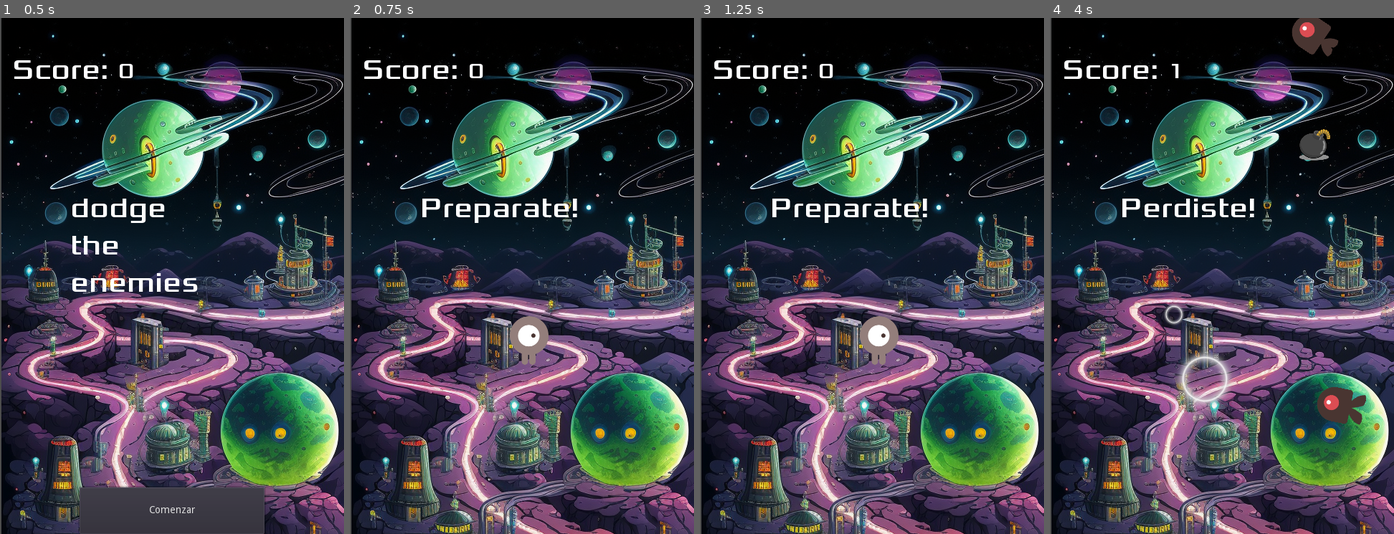
Above: before the commit, frames 1-4 (left to right).
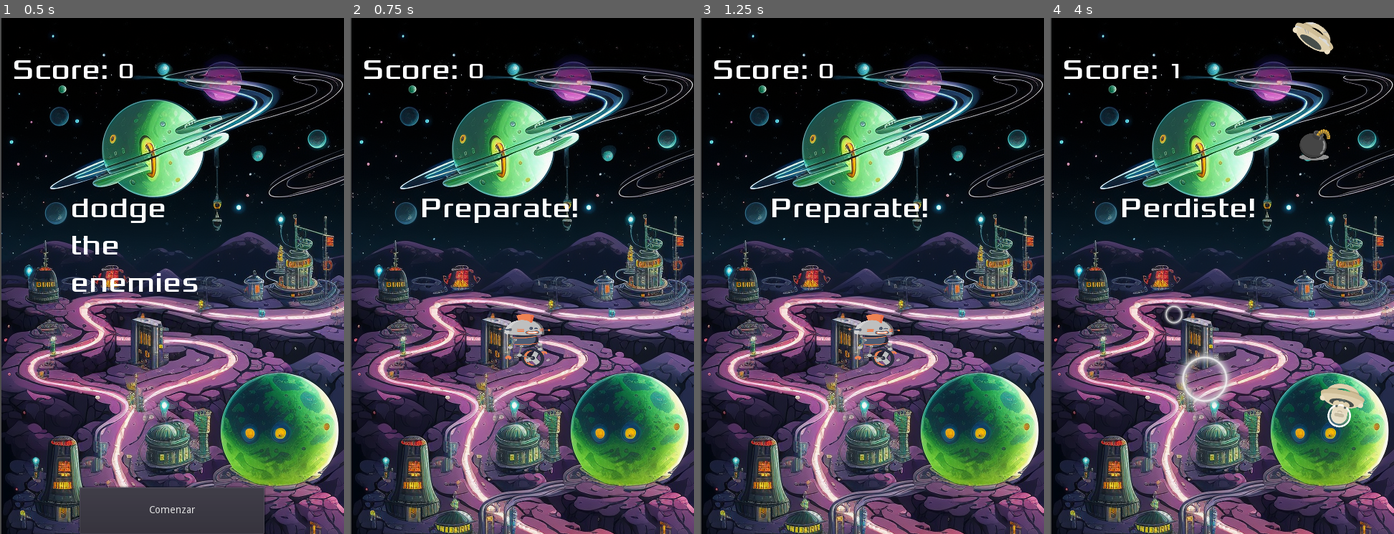
Above: after the commit, the same moments.

Repository: sebasval/game
Game: Godot game, scene res://Main.tscn
Same seed, same stepped clock (60 frames per second), same inputs: the game is played once before the commit and once after it.
Inputs (mouse positions are in pixels of both pictures, inside the frame that each line leads up to):
- Up to frame 1 (0.5 s): no input
- Up to frame 2 (0.75 s): click "Comenzar" at 0.5 s
- Up to frame 3 (1.25 s): no input
- Up to frame 4 (4 s): move the mouse to (1297, 250) at 1.27 s; hold Right (move_right) 1.28-2 s; click (1297, 250) at 1.42 s; drag from (1153, 301) to (1204, 379) at 2.02 s; move the mouse to (1256, 162) at 2.77 s; hold Right (move_right) 2.78-3.5 s; drag from (1204, 379) to (1118, 198) at 3.52 s

Frame 1 is identical in both runs. In frame 2, 0.9% of the frame differs, in the area x 43-59%, y 57-68%; in frame 3, 0.9%; in frame 4, 1.6%, in the area x 70-92%, y 0-80%.

Commit message:
change character and mobs

Diff:
--- a/Mob.tscn
+++ b/Mob.tscn
@@ -1,26 +1,26 @@
 [gd_scene load_steps=10 format=2]
 
-[ext_resource path="res://art/enemyWalking_1.png" type="Texture" id=1]
-[ext_resource path="res://art/enemySwimming_1.png" type="Texture" id=2]
-[ext_resource path="res://art/enemyFlyingAlt_1.png" type="Texture" id=3]
-[ext_resource path="res://art/enemyFlyingAlt_2.png" type="Texture" id=4]
-[ext_resource path="res://art/enemyWalking_2.png" type="Texture" id=5]
-[ext_resource path="res://art/enemySwimming_2.png" type="Texture" id=6]
+[ext_resource path="res://art/shipBeige_manned.png" type="Texture" id=1]
+[ext_resource path="res://art/shipBeige_damage2.png" type="Texture" id=2]
+[ext_resource path="res://art/shipBlue_damage2.png" type="Texture" id=3]
+[ext_resource path="res://art/shipBlue_manned.png" type="Texture" id=4]
+[ext_resource path="res://art/shipYellow_manned.png" type="Texture" id=5]
+[ext_resource path="res://art/shipYellow_damage2.png" type="Texture" id=6]
 [ext_resource path="res://Mob.gd" type="Script" id=7]
 
 [sub_resource type="SpriteFrames" id=1]
 animations = [ {
-"frames": [ ExtResource( 3 ), ExtResource( 4 ) ],
+"frames": [ ExtResource( 6 ), ExtResource( 5 ) ],
 "loop": true,
 "name": "fly",
 "speed": 3.0
 }, {
-"frames": [ ExtResource( 2 ), ExtResource( 6 ) ],
+"frames": [ ExtResource( 2 ), ExtResource( 1 ) ],
 "loop": true,
 "name": "swim",
 "speed": 3.0
 }, {
-"frames": [ ExtResource( 1 ), ExtResource( 5 ) ],
+"frames": [ ExtResource( 3 ), ExtResource( 4 ) ],
 "loop": true,
 "name": "walk",
 "speed": 3.0
@@ -44,6 +44,7 @@
 scale = Vector2( 0.5, 0.5 )
 frames = SubResource( 1 )
 animation = "fly"
+frame = 1
 playing = true
 
 [node name="CollisionShape2D" type="CollisionShape2D" parent="."]
--- a/MobAlien.tscn
+++ b/MobAlien.tscn
@@ -13,7 +13,8 @@
 } ]
 
 [sub_resource type="CapsuleShape2D" id=2]
-radius = 38.0
+radius = 37.0
+height = 8.0
 
 [node name="Mob" type="RigidBody2D"]
 position = Vector2( 0, -3 )
@@ -26,10 +27,9 @@
 }
 
 [node name="AnimatedSprite" type="AnimatedSprite" parent="."]
-scale = Vector2( 0.75, 0.75 )
+scale = Vector2( 0.467944, 0.675546 )
 frames = SubResource( 1 )
 animation = "Alien"
-frame = 1
 playing = true
 
 [node name="CollisionShape2D" type="CollisionShape2D" parent="."]
--- a/Player.gd
+++ b/Player.gd
@@ -2,10 +2,9 @@
 signal hit
 signal explosion
 
-
 export var speed = 400 # How fast the player will move (pixels/sec).
 var screen_size
-onready var joystick = get_node("../VirtualJoystick")# Size of the game window.
+onready var joystick = get_node("../VirtualJoystick") # Size of the game window.
 
 # Called when the node enters the scene tree for the first time.
 func _ready():
@@ -24,40 +23,40 @@
 	if Input.is_action_pressed("move_up"):
 		velocity.y -= 1
 
-	# Añadir la dirección del joystick al cálculo de la velocidad
+	# Add joystick direction to velocity calculation
 	var direction = joystick.get_input_direction()
 	if direction.length() > 0:
 		velocity += direction
 
-	if velocity.length() > 0:
-		velocity = velocity.normalized() * speed
-		$AnimatedSprite.play()
-	else:
-		$AnimatedSprite.stop()
+	velocity = velocity.normalized() * speed
 
 	position += velocity * delta
 	position.x = clamp(position.x, 0, screen_size.x)
 	position.y = clamp(position.y, 0, screen_size.y)
 
-	# Determinar la dirección de la animación basándose en la velocidad
-	if velocity.x > 0:
+	# Determine the animation direction based on the velocity
+	if velocity.x != 0:
 		$AnimatedSprite.animation = "walk"
 		$AnimatedSprite.flip_v = false
 		$AnimatedSprite.flip_h = velocity.x < 0
-	elif velocity.y != 0:
+	elif velocity.y > 0:
 		$AnimatedSprite.animation = "up"
-		$AnimatedSprite.flip_h = false
+	elif velocity.y < 0:
+		$AnimatedSprite.animation = "up"
+	else:
+		$AnimatedSprite.animation = "idle"  # Set this to your idle animation
 
-
+	# If the player is moving or idle, play the appropriate animation
+	if velocity.length() > 0 or $AnimatedSprite.animation == "idle":
+		$AnimatedSprite.play()
 
 func _on_Player_body_entered(body):
-	if body.has_method("is_bomb") and body.is_bomb():  # Asumiendo que la bomba tiene una variable booleana is_bomb
-		body.queue_free()  # Esto eliminará la bomba de la escena
+	if body.has_method("is_bomb") and body.is_bomb():
+		body.queue_free()
 		emit_signal("explosion")
 	else:
-		hide() # El jugador desaparece después de ser golpeado.
+		hide() # Player disappears after being hit.
 		emit_signal("hit")
-		# Debe diferirse ya que no podemos cambiar las propiedades físicas en un callback de física.
 		$CollisionShape2D.set_deferred("disabled", true)
 
 func start(pos):
--- a/Player.tscn
+++ b/Player.tscn
@@ -1,30 +1,87 @@
-[gd_scene load_steps=8 format=2]
+[gd_scene load_steps=60 format=2]
 
-[ext_resource path="res://art/playerGrey_walk1.png" type="Texture" id=1]
-[ext_resource path="res://art/playerGrey_walk2.png" type="Texture" id=2]
-[ext_resource path="res://art/playerGrey_up2.png" type="Texture" id=3]
-[ext_resource path="res://art/playerGrey_up1.png" type="Texture" id=4]
+[ext_resource path="res://art/player/Robot_Idle/Foozlecc_Robot_Idle_17.png" type="Texture" id=1]
+[ext_resource path="res://art/player/Robot_Idle/Foozlecc_Robot_Idle_18.png" type="Texture" id=2]
+[ext_resource path="res://art/player/Robot_Idle/Foozlecc_Robot_Idle_5.png" type="Texture" id=3]
+[ext_resource path="res://art/player/Robot_Idle/Foozlecc_Robot_Idle_7.png" type="Texture" id=4]
 [ext_resource path="res://Player.gd" type="Script" id=5]
+[ext_resource path="res://art/player/Robot_Idle/Foozlecc_Robot_Idle_10.png" type="Texture" id=6]
+[ext_resource path="res://art/player/Robot_Idle/Foozlecc_Robot_Idle_8.png" type="Texture" id=7]
+[ext_resource path="res://art/player/Robot_Idle/Foozlecc_Robot_Idle_9.png" type="Texture" id=8]
+[ext_resource path="res://art/player/Robot_Idle/Foozlecc_Robot_Idle_11.png" type="Texture" id=9]
+[ext_resource path="res://art/player/Robot_Idle/Foozlecc_Robot_Idle_12.png" type="Texture" id=10]
+[ext_resource path="res://art/player/Robot_Idle/Foozlecc_Robot_Idle_6.png" type="Texture" id=11]
+[ext_resource path="res://art/player/Robot_Idle/Foozlecc_Robot_Idle_15.png" type="Texture" id=12]
+[ext_resource path="res://art/player/Robot_Idle/Foozlecc_Robot_Idle_16.png" type="Texture" id=13]
+[ext_resource path="res://art/player/Robot_Idle/Foozlecc_Robot_Idle_13.png" type="Texture" id=14]
+[ext_resource path="res://art/player/Robot_Idle/Foozlecc_Robot_Idle_14.png" type="Texture" id=15]
+[ext_resource path="res://art/player/Robot_Idle/Foozlecc_Robot_Idle_2.png" type="Texture" id=16]
+[ext_resource path="res://art/player/Robot_Idle/Foozlecc_Robot_Idle_3.png" type="Texture" id=17]
+[ext_resource path="res://art/player/Robot_Idle/Foozlecc_Robot_Idle_4.png" type="Texture" id=18]
+[ext_resource path="res://art/player/Robot_Idle/Foozlecc_Robot_Idle_1.png" type="Texture" id=19]
+[ext_resource path="res://art/player/Robot_Jump/Foozlecc_Robot_Jump_21.png" type="Texture" id=20]
+[ext_resource path="res://art/player/Robot_Run/Foozlecc_Robot_Run_2.png" type="Texture" id=21]
+[ext_resource path="res://art/player/Robot_Run/Foozlecc_Robot_Run_3.png" type="Texture" id=22]
+[ext_resource path="res://art/player/Robot_Jump/Foozlecc_Robot_Jump_20.png" type="Texture" id=23]
+[ext_resource path="res://art/player/Robot_Jump/Foozlecc_Robot_Jump_24.png" type="Texture" id=24]
+[ext_resource path="res://art/player/Robot_Run/Foozlecc_Robot_Run_4.png" type="Texture" id=25]
+[ext_resource path="res://art/player/Robot_Run/Foozlecc_Robot_Run_6.png" type="Texture" id=26]
+[ext_resource path="res://art/player/Robot_Run/Foozlecc_Robot_Run_8.png" type="Texture" id=27]
+[ext_resource path="res://art/player/Robot_Run/Foozlecc_Robot_Run_7.png" type="Texture" id=28]
+[ext_resource path="res://art/player/Robot_Run/Foozlecc_Robot_Run_9.png" type="Texture" id=29]
+[ext_resource path="res://art/player/Robot_Jump/Foozlecc_Robot_Jump_18.png" type="Texture" id=30]
+[ext_resource path="res://art/player/Robot_Jump/Foozlecc_Robot_Jump_19.png" type="Texture" id=31]
+[ext_resource path="res://art/player/Robot_Run/Foozlecc_Robot_Run_5.png" type="Texture" id=32]
+[ext_resource path="res://art/player/Robot_Jump/Foozlecc_Robot_Jump_22.png" type="Texture" id=33]
+[ext_resource path="res://art/player/Robot_Jump/Foozlecc_Robot_Jump_23.png" type="Texture" id=34]
+[ext_resource path="res://art/player/Robot_Jump/Foozlecc_Robot_Jump_17.png" type="Texture" id=35]
+[ext_resource path="res://art/player/Robot_Run/Foozlecc_Robot_Run_1.png" type="Texture" id=36]
+[ext_resource path="res://art/player/Robot_Idle/Foozlecc_Robot_Idle_19.png" type="Texture" id=37]
+[ext_resource path="res://art/player/Robot_Idle/Foozlecc_Robot_Idle_20.png" type="Texture" id=38]
+[ext_resource path="res://art/player/Robot_Run/Foozlecc_Robot_Run_10.png" type="Texture" id=39]
+[ext_resource path="res://art/player/Robot_Run/Foozlecc_Robot_Run_11.png" type="Texture" id=40]
+[ext_resource path="res://art/player/Robot_Jump/Foozlecc_Robot_Jump_10.png" type="Texture" id=41]
+[ext_resource path="res://art/player/Robot_Jump/Foozlecc_Robot_Jump_12.png" type="Texture" id=42]
+[ext_resource path="res://art/player/Robot_Jump/Foozlecc_Robot_Jump_13.png" type="Texture" id=43]
+[ext_resource path="res://art/player/Robot_Jump/Foozlecc_Robot_Jump_14.png" type="Texture" id=44]
+[ext_resource path="res://art/player/Robot_Jump/Foozlecc_Robot_Jump_15.png" type="Texture" id=45]
+[ext_resource path="res://art/player/Robot_Jump/Foozlecc_Robot_Jump_16.png" type="Texture" id=46]
+[ext_resource path="res://art/player/Robot_Jump/Foozlecc_Robot_Jump_11.png" type="Texture" id=47]
+[ext_resource path="res://art/player/Robot_Jump/Foozlecc_Robot_Jump_4.png" type="Texture" id=48]
+[ext_resource path="res://art/player/Robot_Jump/Foozlecc_Robot_Jump_9.png" type="Texture" id=49]
+[ext_resource path="res://art/player/Robot_Jump/Foozlecc_Robot_Jump_5.png" type="Texture" id=50]
+[ext_resource path="res://art/player/Robot_Jump/Foozlecc_Robot_Jump_6.png" type="Texture" id=51]
+[ext_resource path="res://art/player/Robot_Jump/Foozlecc_Robot_Jump_2.png" type="Texture" id=52]
+[ext_resource path="res://art/player/Robot_Jump/Foozlecc_Robot_Jump_7.png" type="Texture" id=53]
+[ext_resource path="res://art/player/Robot_Jump/Foozlecc_Robot_Jump_8.png" type="Texture" id=54]
+[ext_resource path="res://art/player/Robot_Idle/Foozlecc_Robot_Idle_21.png" type="Texture" id=55]
+[ext_resource path="res://art/player/Robot_Jump/Foozlecc_Robot_Jump_3.png" type="Texture" id=56]
+[ext_resource path="res://art/player/Robot_Jump/Foozlecc_Robot_Jump_1.png" type="Texture" id=57]
 
 [sub_resource type="SpriteFrames" id=1]
 animations = [ {
-"frames": [ ExtResource( 4 ), ExtResource( 3 ) ],
+"frames": [ ExtResource( 19 ), ExtResource( 16 ), ExtResource( 17 ), ExtResource( 18 ), ExtResource( 3 ), ExtResource( 11 ), ExtResource( 4 ), ExtResource( 7 ), ExtResource( 8 ), ExtResource( 6 ), ExtResource( 9 ), ExtResource( 10 ), ExtResource( 14 ), ExtResource( 15 ), ExtResource( 12 ), ExtResource( 13 ), ExtResource( 1 ), ExtResource( 2 ), ExtResource( 37 ), ExtResource( 38 ), ExtResource( 55 ) ],
+"loop": true,
+"name": "idle",
+"speed": 40.0
+}, {
+"frames": [ ExtResource( 57 ), ExtResource( 52 ), ExtResource( 56 ), ExtResource( 48 ), ExtResource( 50 ), ExtResource( 51 ), ExtResource( 53 ), ExtResource( 54 ), ExtResource( 49 ), ExtResource( 41 ), ExtResource( 47 ), ExtResource( 42 ), ExtResource( 43 ), ExtResource( 44 ), ExtResource( 45 ), ExtResource( 46 ), ExtResource( 35 ), ExtResource( 30 ), ExtResource( 31 ), ExtResource( 23 ), ExtResource( 20 ), ExtResource( 33 ), ExtResource( 34 ), ExtResource( 24 ) ],
 "loop": true,
 "name": "up",
-"speed": 5.0
+"speed": 30.0
 }, {
-"frames": [ ExtResource( 1 ), ExtResource( 2 ) ],
+"frames": [ ExtResource( 36 ), ExtResource( 21 ), ExtResource( 22 ), ExtResource( 25 ), ExtResource( 32 ), ExtResource( 26 ), ExtResource( 28 ), ExtResource( 27 ), ExtResource( 29 ), ExtResource( 39 ), ExtResource( 40 ) ],
 "loop": true,
 "name": "walk",
-"speed": 5.0
+"speed": 30.0
 } ]
 
 [sub_resource type="CapsuleShape2D" id=2]
-radius = 54.0
-height = 28.0
+radius = 76.0
+height = 0.0
 
 [node name="Player" type="Area2D"]
-position = Vector2( -5, -2 )
+position = Vector2( 8, -6 )
 collision_layer = 2
 script = ExtResource( 5 )
 __meta__ = {
@@ -32,11 +89,13 @@
 }
 
 [node name="AnimatedSprite" type="AnimatedSprite" parent="."]
-scale = Vector2( 0.5, 0.5 )
+position = Vector2( -1, -3 )
+scale = Vector2( 0.256286, 0.160313 )
 frames = SubResource( 1 )
-animation = "walk"
+animation = "idle"
 
 [node name="CollisionShape2D" type="CollisionShape2D" parent="."]
+position = Vector2( 0, -1 )
 scale = Vector2( 0.5, 0.5 )
 shape = SubResource( 2 )
 
Binary file removed: art/enemyFlyingAlt_1.png
Not shown, removed: art/enemyFlyingAlt_1.png.import
Binary file removed: art/enemyFlyingAlt_2.png
Not shown, removed: art/enemyFlyingAlt_2.png.import
Binary file removed: art/enemySwimming_1.png
Not shown, removed: art/enemySwimming_1.png.import
Binary file removed: art/enemySwimming_2.png
Not shown, removed: art/enemySwimming_2.png.import
Binary file removed: art/enemyWalking_1.png
Not shown, removed: art/enemyWalking_1.png.import
Binary file removed: art/enemyWalking_2.png
Not shown, removed: art/enemyWalking_2.png.import
(and 154 more such lines)
